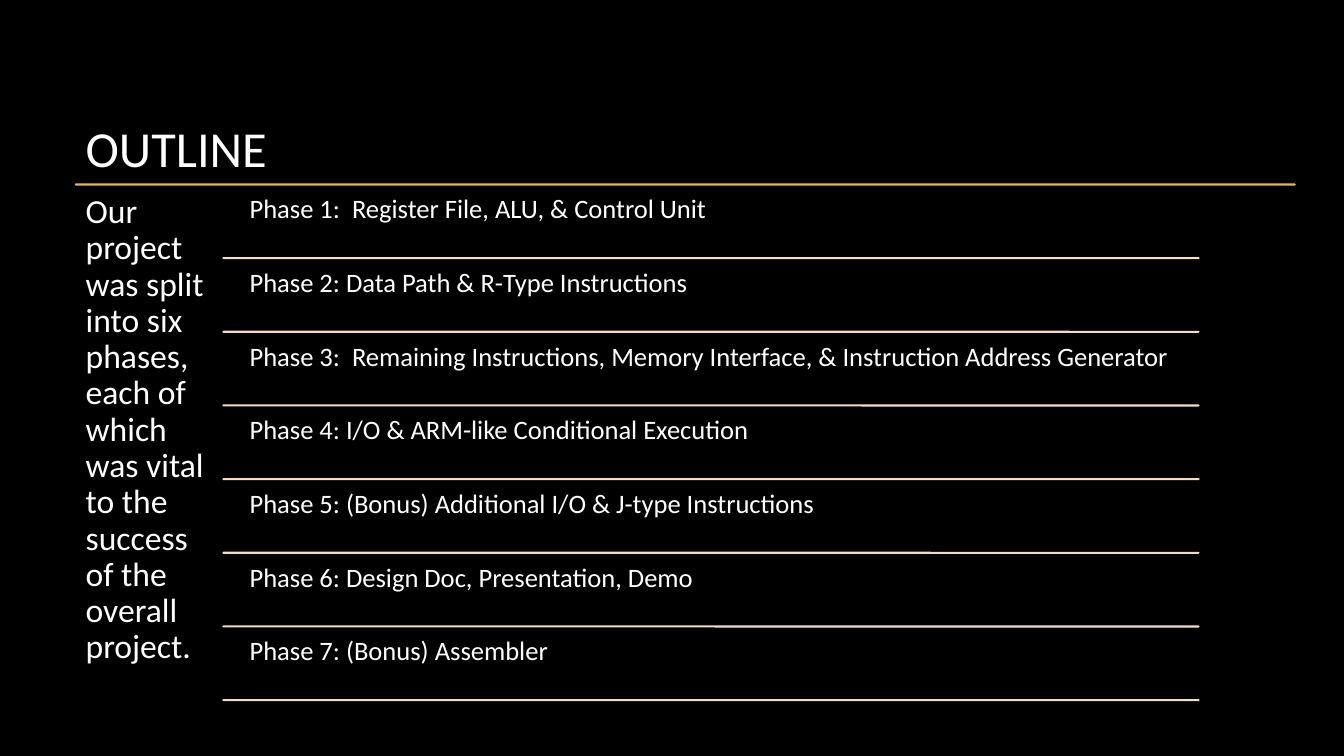
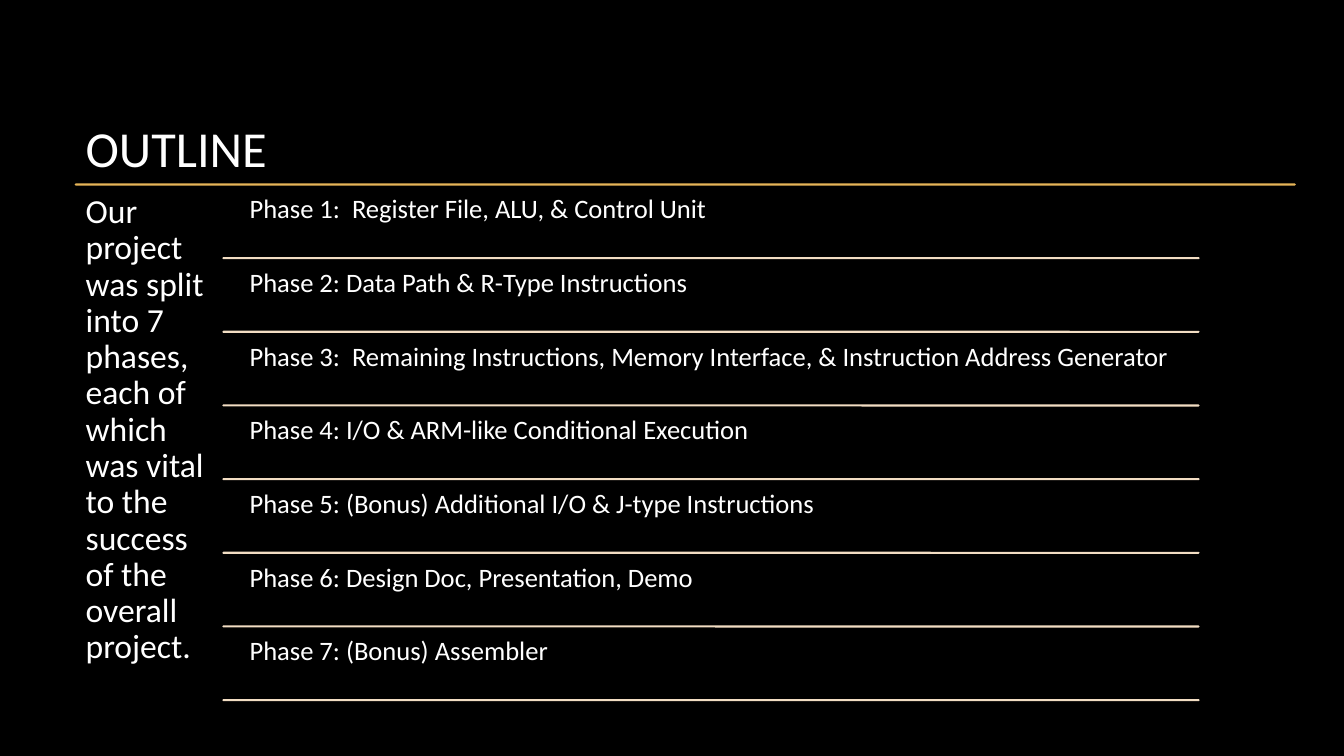
Before and after one commit to sheawinkler/230Project, a slide deck: slide 3 of Part6/The Adventurous Project of building a processor.pptx. Drawn at 1344x756 pixels with LibreOffice and Linux fonts; fonts in the diff are those of the drawing; background and template pictures are left out. Boxes give left, top, right and bottom in pixels: in the first picture for what was removed or moved away, otherwise in the second. Text is boxed around its words. In the diff, an @@ line names an element or a change of style, - is before the commit and + after.

```diff
--- a/Part6/The Adventurous Project of building a processor.pptx
+++ b/Part6/The Adventurous Project of building a processor.pptx
@@ text at <box>86,201,203,664</box>: text changed @@
-Our project was split into six phases, each of which was vital to the success of the overall project.
+Our project was split into 7 phases, each of which was vital to the success of the overall project.
```
Also in this commit, not shown: 1 other slide changed.
